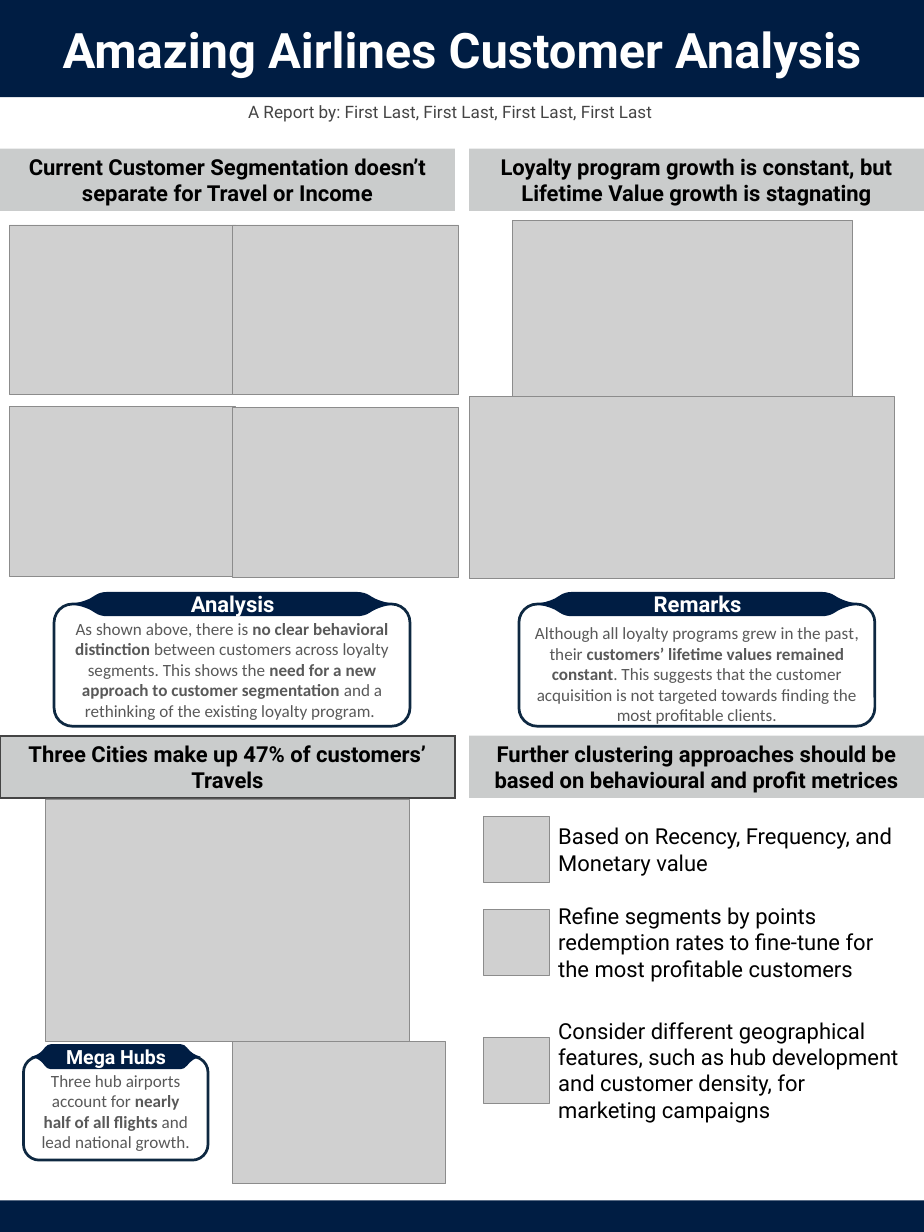
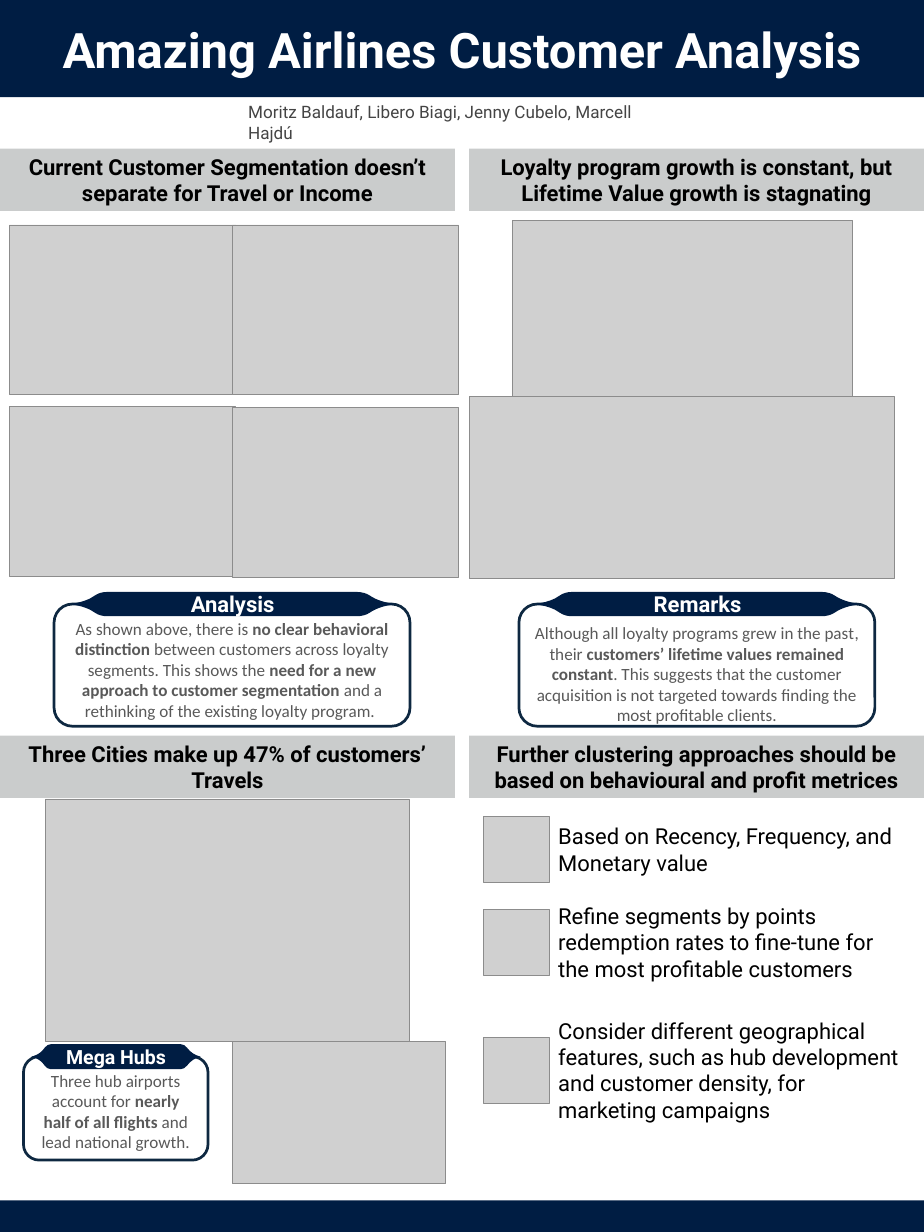
Before and after one commit to LiberoBiagi/DM_Nova_IMS_25-26, a slide deck: slide 2 of Poster_v1.pptx. Drawn at 924x1232 pixels with LibreOffice and Linux fonts; fonts in the diff are those of the drawing; grey boxes stand for pictures. Boxes give left, top, right and bottom in pixels: in the first picture for what was removed or moved away, otherwise in the second. Text is boxed around its words. In the diff, an @@ line names an element or a change of style, - is before the commit and + after.

```diff
--- a/Poster_v1.pptx
+++ b/Poster_v1.pptx
@@ text at (248, 105, 631, 143): text changed @@
-A Report by: First Last, First Last, First Last, First Last
+Moritz Baldauf, Libero Biagi, Jenny Cubelo, Marcell Hajdú
@@ rectangle "Three Cities make up 47% ..." at (0, 736, 455, 798): outline #444444 1.5 pt to none @@
```
Also in this commit, not shown: 1 other slide changed.
